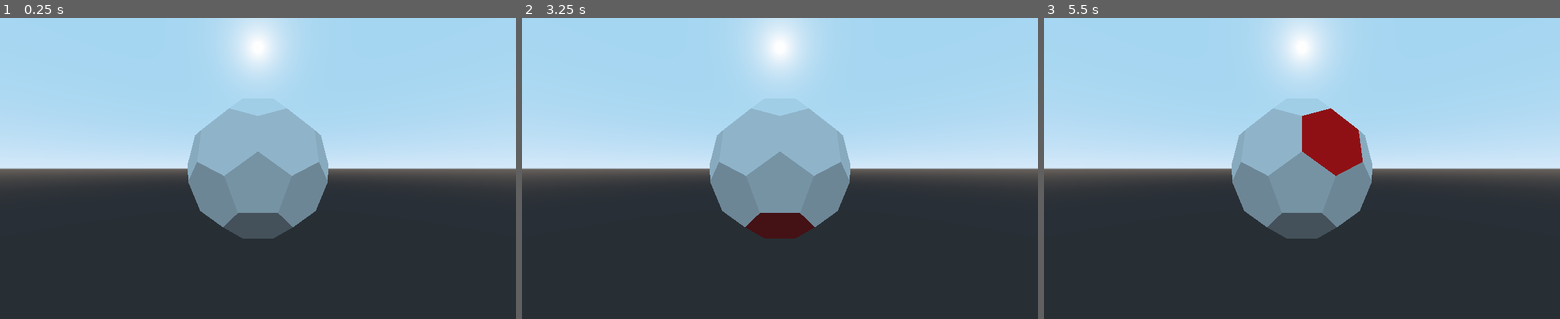
Above: before the commit, frames 1-3 (left to right).
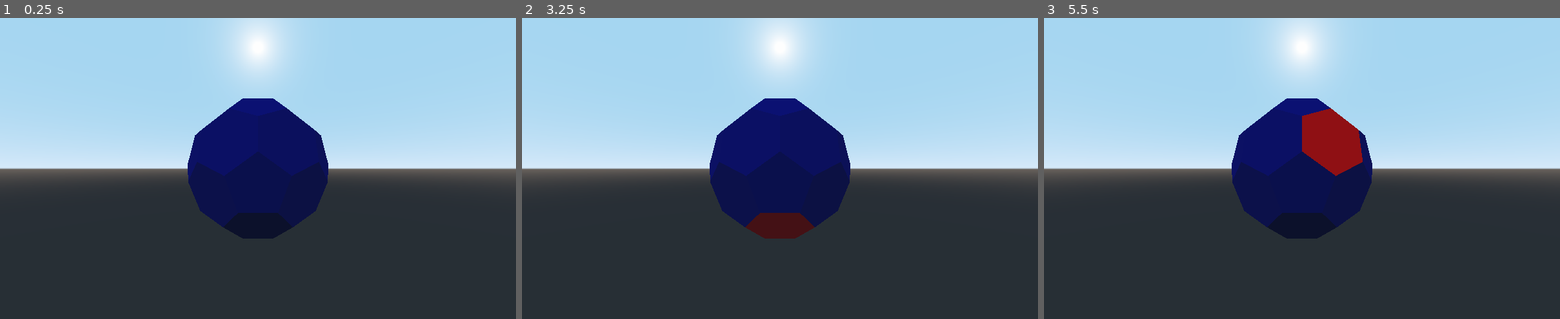
Above: after the commit, the same moments.

Repository: CawawaC/gwj-23
Game: Godot game, scene res://game.tscn
Two runs of this game, one before a commit and one after it. Both use one fixed random seed, a clock stepped at 60 frames per second and the inputs below.
Inputs (mouse positions are in pixels of both pictures, inside the frame that each line leads up to):
- Up to frame 1 (0.25 s): no input
- Up to frame 2 (3.25 s): tap Enter at 0.5, 2 s; move the mouse to (893, 153) at 0.52 s; click (893, 153) at 0.67 s; tap Space at 1.25, 2.75 s; move the mouse to (676, 183) at 1.27 s; click (676, 183) at 1.42 s; move the mouse to (831, 102) at 2.02 s; click (831, 102) at 2.17 s; move the mouse to (754, 228) at 2.77 s; click (754, 228) at 2.92 s
- Up to frame 3 (5.5 s): tap Enter at 3.5 s; move the mouse to (1456, 213) at 3.52 s; click (1456, 213) at 3.67 s; tap Space at 4.25 s; move the mouse to (1147, 123) at 4.27 s; click (1147, 123) at 4.42 s; move the mouse to (1327, 168) at 5.02 s; click (1327, 168) at 5.17 s

The runs differ from the first frame. In frame 1, 9.7% of the frame differs, in the area x 36-64%, y 26-74%; in frame 2, 8.8%; in frame 3, 7.8%.

Commit message:
altitude

Diff:
--- /dev/null
+++ b/Planet.gd
@@ -0,0 +1,3 @@
+extends Node
+
+var water_level # 0 to 1
--- /dev/null
+++ b/Time.gd
@@ -0,0 +1,12 @@
+extends Node
+
+var start_time
+
+func _ready():
+	start()
+
+func start():
+	start_time = OS.get_ticks_msec()
+
+func get_time():
+	return OS.get_ticks_msec() - start_time
--- /dev/null
+++ b/main.tscn
@@ -0,0 +1,9 @@
+[gd_scene load_steps=2 format=2]
+
+[ext_resource path="res://game.tscn" type="PackedScene" id=1]
+
+[node name="main" type="Spatial"]
+
+[node name="ui" type="CanvasLayer" parent="."]
+
+[node name="game" parent="." instance=ExtResource( 1 )]
--- /dev/null
+++ b/planet/generator.gd
@@ -0,0 +1,19 @@
+extends Spatial
+
+onready var noise = OpenSimplexNoise.new()
+onready var tiles = $"../tiles"
+
+func generate():
+	randomize()
+	noise.seed = randi()
+	noise.period = 4
+	noise.octaves = 2
+
+	for tile in tiles.get_children():
+		var mdt = MeshDataTool.new()
+		mdt.create_from_surface(tile.mesh, 0)
+		var normal = mdt.get_face_normal(0)
+		var noise_data = noise.get_noise_3d(normal.x, normal.y, normal.z)
+		tile.altitude = (noise_data + 1)/2
+
+	Planet.water_level = 0.2
--- a/planet/tiles/tile.gd
+++ b/planet/tiles/tile.gd
@@ -1,13 +1,22 @@
 extends MeshInstance
+
+export (float, -1, 1) var altitude setget set_altitude
 
 var area
 var selected_material
 
 signal unselect_tiles
 
+func _ready():
+	var mat = SpatialMaterial.new()
+	set_surface_material(0, mat)
+
+
 func init():
 	area = $area
 	area.connect("tile_clicked", self, "on_tile_clicked")
+
+#	material_override = selected_material.duplicate()
 
 func on_tile_clicked():
 	emit_signal("unselect_tiles")
@@ -15,6 +24,16 @@
 
 func select():
 	material_override = selected_material
+	print(altitude)
 
 func unselect():
 	material_override = null
+
+func set_altitude(value):
+	altitude = value
+	var alt_col = Color(0, 0, altitude)
+
+	var mat = get_surface_material(0)
+#	var alt_col = Color(0, 0, altitude)
+	mat.albedo_color = alt_col
+	set_surface_material(0, mat)
--- a/planet/trunci.gd
+++ b/planet/trunci.gd
@@ -26,6 +26,8 @@
 
 		face.connect("unselect_tiles", self, "unselect_tiles")
 
+	$generator.generate()
+
 func unselect_tiles():
 	for face in tiles.get_children():
 		face.unselect()
--- a/planet/trunci.tscn
+++ b/planet/trunci.tscn
@@ -1,5 +1,6 @@
-[gd_scene load_steps=38 format=2]
-
+[gd_scene load_steps=45 format=2]
+
+[ext_resource path="res://planet/generator.gd" type="Script" id=1]
 [ext_resource path="res://planet/clickable/area.tscn" type="PackedScene" id=2]
 [ext_resource path="res://planet/trunci.gd" type="Script" id=3]
 [ext_resource path="res://planet/tiles/tile.gd" type="Script" id=4]
@@ -23,6 +24,8 @@
 "vertex_count": 6
 }
 
+[sub_resource type="SpatialMaterial" id=42]
+
 [sub_resource type="ArrayMesh" id=3]
 surfaces/0 = {
 "aabb": AABB( -0.0342538, -0.0157022, -0.0263687, 0.011418, 0.0213426, 0.0197765 ),
@@ -38,6 +41,9 @@
 "vertex_count": 5
 }
 
+[sub_resource type="SpatialMaterial" id=41]
+albedo_color = Color( 0.196078, 0.337255, 0.603922, 1 )
+
 [sub_resource type="ArrayMesh" id=4]
 surfaces/0 = {
 "aabb": AABB( 0.0228358, -0.00563035, 0.00659216, 0.011428, 0.0213326, 0.0197764 ),
@@ -53,6 +59,9 @@
 "vertex_count": 5
 }
 
+[sub_resource type="SpatialMaterial" id=38]
+albedo_color = Color( 0.589844, 0.359652, 0.269577, 1 )
+
 [sub_resource type="ArrayMesh" id=5]
 surfaces/0 = {
 "aabb": AABB( -0.0114179, -0.0157023, 0.0304427, 0.0228358, 0.0213326, 0.0040742 ),
@@ -487,6 +496,19 @@
 "skeleton_aabb": [  ],
 "vertex_count": 6
 }
+
+[sub_resource type="OpenSimplexNoise" id=34]
+seed = 2
+octaves = 2
+period = 87.0
+persistence = 0.376
+lacunarity = 2.13
+
+[sub_resource type="NoiseTexture" id=35]
+noise = SubResource( 34 )
+
+[sub_resource type="SpatialMaterial" id=36]
+albedo_texture = SubResource( 35 )
 
 [node name="trunci" type="Spatial"]
 script = ExtResource( 3 )
@@ -497,192 +519,200 @@
 
 [node name="Mesh1_Model033" type="MeshInstance" parent="tiles"]
 transform = Transform( 100, 0, 0, 0, 100, 0, 0, 0, 100, 0, 0, 0 )
-mesh = SubResource( 2 )
-material/0 = null
+mesh = SubResource( 39 )
+material/0 = SubResource( 42 )
 script = ExtResource( 4 )
 
 [node name="Mesh1_Model034" type="MeshInstance" parent="tiles"]
 transform = Transform( 100, 0, 0, 0, 100, 0, 0, 0, 100, 0, 0, 0 )
 mesh = SubResource( 3 )
-material/0 = null
+material/0 = SubResource( 41 )
 script = ExtResource( 4 )
 
 [node name="Mesh1_Model035" type="MeshInstance" parent="tiles"]
 transform = Transform( 100, 0, 0, 0, 100, 0, 0, 0, 100, 0, 0, 0 )
 mesh = SubResource( 4 )
-material/0 = null
+material/0 = SubResource( 38 )
 script = ExtResource( 4 )
 
 [node name="Mesh1_Model036" type="MeshInstance" parent="tiles"]
 transform = Transform( 100, 0, 0, 0, 100, 0, 0, 0, 100, 0, 0, 0 )
 mesh = SubResource( 5 )
-material/0 = null
+material/0 = SubResource( 38 )
 script = ExtResource( 4 )
 
 [node name="Mesh1_Model037" type="MeshInstance" parent="tiles"]
 transform = Transform( 100, 0, 0, 0, 100, 0, 0, 0, 100, 0, 0, 0 )
 mesh = SubResource( 6 )
-material/0 = null
+material/0 = SubResource( 38 )
 script = ExtResource( 4 )
 
 [node name="Mesh1_Model020" type="MeshInstance" parent="tiles"]
 transform = Transform( 100, 0, 0, 0, 100, 0, 0, 0, 100, 0, 0, 0 )
 mesh = SubResource( 7 )
-material/0 = null
+material/0 = SubResource( 38 )
 script = ExtResource( 4 )
 
 [node name="Mesh1_Model016" type="MeshInstance" parent="tiles"]
 transform = Transform( 100, 0, 0, 0, 100, 0, 0, 0, 100, 0, 0, 0 )
 mesh = SubResource( 8 )
-material/0 = null
+material/0 = SubResource( 38 )
 script = ExtResource( 4 )
 
 [node name="Mesh1_Model008" type="MeshInstance" parent="tiles"]
 transform = Transform( 100, 0, 0, 0, 100, 0, 0, 0, 100, 0, 0, 0 )
 mesh = SubResource( 9 )
-material/0 = null
+material/0 = SubResource( 38 )
 script = ExtResource( 4 )
 
 [node name="Mesh1_Model005" type="MeshInstance" parent="tiles"]
 transform = Transform( 100, 0, 0, 0, 100, 0, 0, 0, 100, 0, 0, 0 )
 mesh = SubResource( 10 )
-material/0 = null
+material/0 = SubResource( 38 )
 script = ExtResource( 4 )
 
 [node name="Mesh1_Model012" type="MeshInstance" parent="tiles"]
 transform = Transform( 100, 0, 0, 0, 100, 0, 0, 0, 100, 0, 0, 0 )
 mesh = SubResource( 11 )
-material/0 = null
+material/0 = SubResource( 38 )
 script = ExtResource( 4 )
 
 [node name="Mesh1_Model014" type="MeshInstance" parent="tiles"]
 transform = Transform( 100, 0, 0, 0, 100, 0, 0, 0, 100, 0, 0, 0 )
 mesh = SubResource( 12 )
-material/0 = null
+material/0 = SubResource( 38 )
 script = ExtResource( 4 )
 
 [node name="Mesh1_Model017" type="MeshInstance" parent="tiles"]
 transform = Transform( 100, 0, 0, 0, 100, 0, 0, 0, 100, 0, 0, 0 )
 mesh = SubResource( 13 )
-material/0 = null
+material/0 = SubResource( 38 )
 script = ExtResource( 4 )
 
 [node name="Mesh1_Model010" type="MeshInstance" parent="tiles"]
 transform = Transform( 100, 0, 0, 0, 100, 0, 0, 0, 100, 0, 0, 0 )
 mesh = SubResource( 14 )
-material/0 = null
+material/0 = SubResource( 38 )
 script = ExtResource( 4 )
 
 [node name="Mesh1_Model002" type="MeshInstance" parent="tiles"]
 transform = Transform( 100, 0, 0, 0, 100, 0, 0, 0, 100, 0, 0, 0 )
 mesh = SubResource( 15 )
-material/0 = null
+material/0 = SubResource( 38 )
 script = ExtResource( 4 )
 
 [node name="Mesh1_Model011" type="MeshInstance" parent="tiles"]
 transform = Transform( 100, 0, 0, 0, 100, 0, 0, 0, 100, 0, 0, 0 )
 mesh = SubResource( 16 )
-material/0 = null
+material/0 = SubResource( 38 )
 script = ExtResource( 4 )
 
 [node name="Mesh1_Model007" type="MeshInstance" parent="tiles"]
 transform = Transform( 100, 0, 0, 0, 100, 0, 0, 0, 100, 0, 0, 0 )
 mesh = SubResource( 17 )
-material/0 = null
+material/0 = SubResource( 38 )
 script = ExtResource( 4 )
 
 [node name="Mesh1_Model004" type="MeshInstance" parent="tiles"]
 transform = Transform( 100, 0, 0, 0, 100, 0, 0, 0, 100, 0, 0, 0 )
 mesh = SubResource( 18 )
-material/0 = null
+material/0 = SubResource( 38 )
 script = ExtResource( 4 )
 
 [node name="Mesh1_Model013" type="MeshInstance" parent="tiles"]
 transform = Transform( 100, 0, 0, 0, 100, 0, 0, 0, 100, 0, 0, 0 )
 mesh = SubResource( 19 )
-material/0 = null
+material/0 = SubResource( 38 )
 script = ExtResource( 4 )
 
 [node name="Mesh1_Model022" type="MeshInstance" parent="tiles"]
 transform = Transform( 100, 0, 0, 0, 100, 0, 0, 0, 100, 0, 0, 0 )
 mesh = SubResource( 20 )
-material/0 = null
+material/0 = SubResource( 38 )
 script = ExtResource( 4 )
 
 [node name="Mesh1_Model038" type="MeshInstance" parent="tiles"]
 transform = Transform( 100, 0, 0, 0, 100, 0, 0, 0, 100, 0, 0, 0 )
 mesh = SubResource( 21 )
-material/0 = null
+material/0 = SubResource( 38 )
 script = ExtResource( 4 )
 
 [node name="Mesh1_Model039" type="MeshInstance" parent="tiles"]
 transform = Transform( 100, 0, 0, 0, 100, 0, 0, 0, 100, 0, 0, 0 )
 mesh = SubResource( 22 )
-material/0 = null
+material/0 = SubResource( 38 )
 script = ExtResource( 4 )
 
 [node name="Mesh1_Model040" type="MeshInstance" parent="tiles"]
 transform = Transform( 100, 0, 0, 0, 100, 0, 0, 0, 100, 0, 0, 0 )
 mesh = SubResource( 23 )
-material/0 = null
+material/0 = SubResource( 38 )
 script = ExtResource( 4 )
 
 [node name="Mesh1_Model041" type="MeshInstance" parent="tiles"]
 transform = Transform( 100, 0, 0, 0, 100, 0, 0, 0, 100, 0, 0, 0 )
 mesh = SubResource( 24 )
-material/0 = null
+material/0 = SubResource( 38 )
 script = ExtResource( 4 )
 
 [node name="Mesh1_Model042" type="MeshInstance" parent="tiles"]
 transform = Transform( 100, 0, 0, 0, 100, 0, 0, 0, 100, 0, 0, 0 )
 mesh = SubResource( 25 )
-material/0 = null
+material/0 = SubResource( 38 )
 script = ExtResource( 4 )
 
 [node name="Mesh1_Model030" type="MeshInstance" parent="tiles"]
 transform = Transform( 100, 0, 0, 0, 100, 0, 0, 0, 100, 0, 0, 0 )
 mesh = SubResource( 26 )
-material/0 = null
+material/0 = SubResource( 38 )
 script = ExtResource( 4 )
 
 [node name="Mesh1_Model032" type="MeshInstance" parent="tiles"]
 transform = Transform( 100, 0, 0, 0, 100, 0, 0, 0, 100, 0, 0, 0 )
 mesh = SubResource( 27 )
-material/0 = null
+material/0 = SubResource( 38 )
 script = ExtResource( 4 )
 
 [node name="Mesh1_Model031" type="MeshInstance" parent="tiles"]
 transform = Transform( 100, 0, 0, 0, 100, 0, 0, 0, 100, 0, 0, 0 )
 mesh = SubResource( 28 )
-material/0 = null
+material/0 = SubResource( 38 )
 script = ExtResource( 4 )
 
 [node name="Mesh1_Model027" type="MeshInstance" parent="tiles"]
 transform = Transform( 100, 0, 0, 0, 100, 0, 0, 0, 100, 0, 0, 0 )
 mesh = SubResource( 29 )
-material/0 = null
+material/0 = SubResource( 38 )
 script = ExtResource( 4 )
 
 [node name="Mesh1_Model026" type="MeshInstance" parent="tiles"]
 transform = Transform( 100, 0, 0, 0, 100, 0, 0, 0, 100, 0, 0, 0 )
 mesh = SubResource( 30 )
-material/0 = null
+material/0 = SubResource( 38 )
 script = ExtResource( 4 )
 
 [node name="Mesh1_Model043" type="MeshInstance" parent="tiles"]
 transform = Transform( 100, 0, 0, 0, 100, 0, 0, 0, 100, 0, 0, 0 )
 mesh = SubResource( 31 )
-material/0 = null
+material/0 = SubResource( 38 )
 script = ExtResource( 4 )
 
 [node name="Mesh1_Model044" type="MeshInstance" parent="tiles"]
 transform = Transform( 100, 0, 0, 0, 100, 0, 0, 0, 100, 0, 0, 0 )
 mesh = SubResource( 32 )
-material/0 = null
+material/0 = SubResource( 38 )
 script = ExtResource( 4 )
 
 [node name="Mesh1_Model028" type="MeshInstance" parent="tiles"]
 transform = Transform( 100, 0, 0, 0, 100, 0, 0, 0, 100, 0, 0, 0 )
 mesh = SubResource( 33 )
-material/0 = null
-script = ExtResource( 4 )
+material/0 = SubResource( 38 )
+script = ExtResource( 4 )
+
+[node name="CSGSphere" type="CSGSphere" parent="."]
+visible = false
+radius = 3.80539
+material = SubResource( 36 )
+
+[node name="generator" type="Spatial" parent="."]
+script = ExtResource( 1 )
--- a/project.godot
+++ b/project.godot
@@ -19,6 +19,11 @@
 run/main_scene="res://game.tscn"
 config/icon="res://icon.png"
 
+[autoload]
+
+Time="*res://Time.gd"
+Planet="*res://Planet.gd"
+
 [input]
 
 click={
Not shown: 1 places in planet/trunci.tscn that only renumber resources
